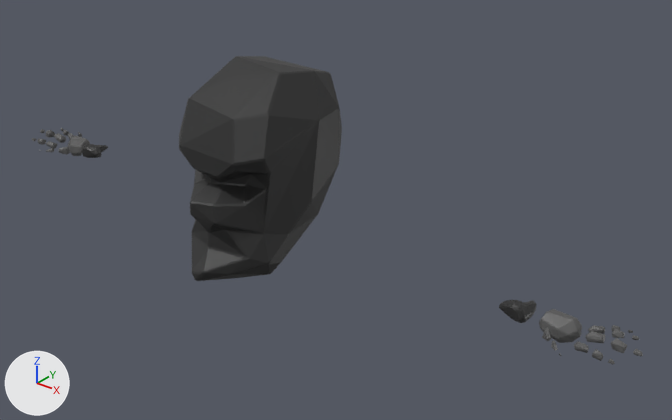
An edit to the glTF model avatar/NPC_A_7.glb, drawn before and after from the same camera.
Camera for both pictures: a 50 mm camera at (1.84, -1.96, 2.83) aimed at (0.23, 0.05, 1.58). Every picture has the same lights, and +X, +Y and +Z are marked at lower left. Vertices at the same position are counted once.

The first picture shows 'Cube.025', 'Head', 'Shoulder'.
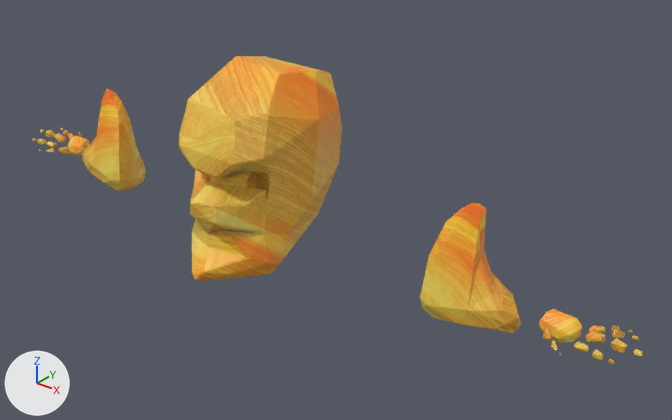
Location of each change, [x1, y1, x2, y2] in pixels of the pictures (672 x 420 px; the box of a moved part takes in the faces that stretch with it):
'Head', recoloured, surface changed (black to orange)
    both: [179, 56, 342, 281]
'Shoulder', reshaped (37% taller)
    before: [82, 144, 537, 323]
    after: [82, 88, 521, 334]
part 1 of me_cube_035, moved or reshaped
    both: [32, 128, 90, 156]
part 2 of me_cube_035, moved or reshaped
    before: [545, 310, 639, 359]
    after: [551, 318, 639, 361]
part 3 of me_cube_035, recoloured (grey to orange)
    both: [43, 130, 643, 364]
part 5 of me_cube_020, added (orange)
    after: [82, 88, 146, 191]
part 6 of me_cube_020, deleted
    before: [82, 144, 108, 158]
part 7 of me_cube_020, moved or reshaped
    before: [499, 300, 537, 323]
    after: [420, 203, 521, 334]

What changed in the scene script:
```text
Add img_1k_sandstonechange_4:
    img_1k_sandstonechange_4 = load_image('1K_SandstoneChange_4', '_unpacked/1K_SandstoneChange_4', 1024, 1024, 'sRGB')
Add mat_rock:
    mat_rock = principled_material('Rock')
    mat_rock.texture = img_1k_sandstonechange_4
Change me_cube_035:
    used by ob_cube_025; location = (0.0, 0.0, 0.0)
    remove me_cube_035.from_pydata(...)  # 938 vertices, 1748 faces; spans x -1.23..1.23, y -0.11..0.13, z 1.46..1.53
    add me_cube_035.from_pydata(...)  # 934 vertices, 1740 faces; spans x -1.23..1.23, y -0.11..0.13, z 1.46..1.53
    me_cube_035 part 1: 21 vertices moved within x -1.19..-0.97, y -0.11..0.13, z 1.48..1.51; 61 vertices removed from x -1.19..-0.96, y -0.08..0.13, z 1.46..1.52; 57 vertices added at x -1.19..-0.96, y -0.08..0.13, z 1.47..1.52
    me_cube_035 part 2: 3 vertices moved within x 1.18..1.19, y -0.05..0.08, z 1.5; 13 vertices removed from x 0.97..1.19, y -0.1..0.12, z 1.48..1.52; 13 vertices added at x 0.97..1.19, y -0.09..0.11, z 1.48..1.52
    me_cube_035 part 3: 821 faces spanning x -1.23..1.23, y -0.11..0.13, z 1.46..1.53 switch from mat_material_005 (dark grey #555555) to mat_rock (picture img_1k_sandstonechange_4)
Change me_cube_004:
    where me_cube_004.from_pydata(...)  # 252 vertices, 500 faces; spans x -0.208..0.209, y -0.332..0.211, z 1.395..2.028
    used by ob_head; location = (0.0, 0.0, 0.0)
    remove me_cube_004.materials.append(mat_material_001)  # black #292929
    me_cube_004 part 4: texture (UV) coordinates changed
    add me_cube_004.materials.append(mat_rock)  # picture img_1k_sandstonechange_4
Change me_cube_020:
    used by ob_shoulder; location = (0.0, 0.0, 0.0)
    remove me_cube_020.from_pydata(...)  # 104 vertices, 200 faces; spans x -0.93..0.93, y -0.03..0.07, z 1.48..1.53
    remove me_cube_020.materials.append(mat_material_001)  # black #292929
    add me_cube_020.from_pydata(...)  # 104 vertices, 200 faces; spans x -0.91..0.91, y -0.1..0.08, z 1.42..1.78
    me_cube_020 part 5: a new loose piece of 53 vertices spanning x -0.91..-0.62, y -0.1..0.08, z 1.42..1.78, in mat_rock (picture img_1k_sandstonechange_4)
    me_cube_020 part 6: the loose piece of 54 vertices spanning x -0.93..-0.84, y -0.03..0.07, z 1.48..1.53 is deleted
    me_cube_020 part 7
    49 vertices are removed from x 0.84..0.93, y -0.03..0.07, z 1.48..1.53
    96 faces are deleted
    50 vertices are added at x 0.62..0.91, y -0.1..0.08, z 1.42..1.78
    98 new faces join them
    add me_cube_020.materials.append(mat_rock)  # picture img_1k_sandstonechange_4
```
